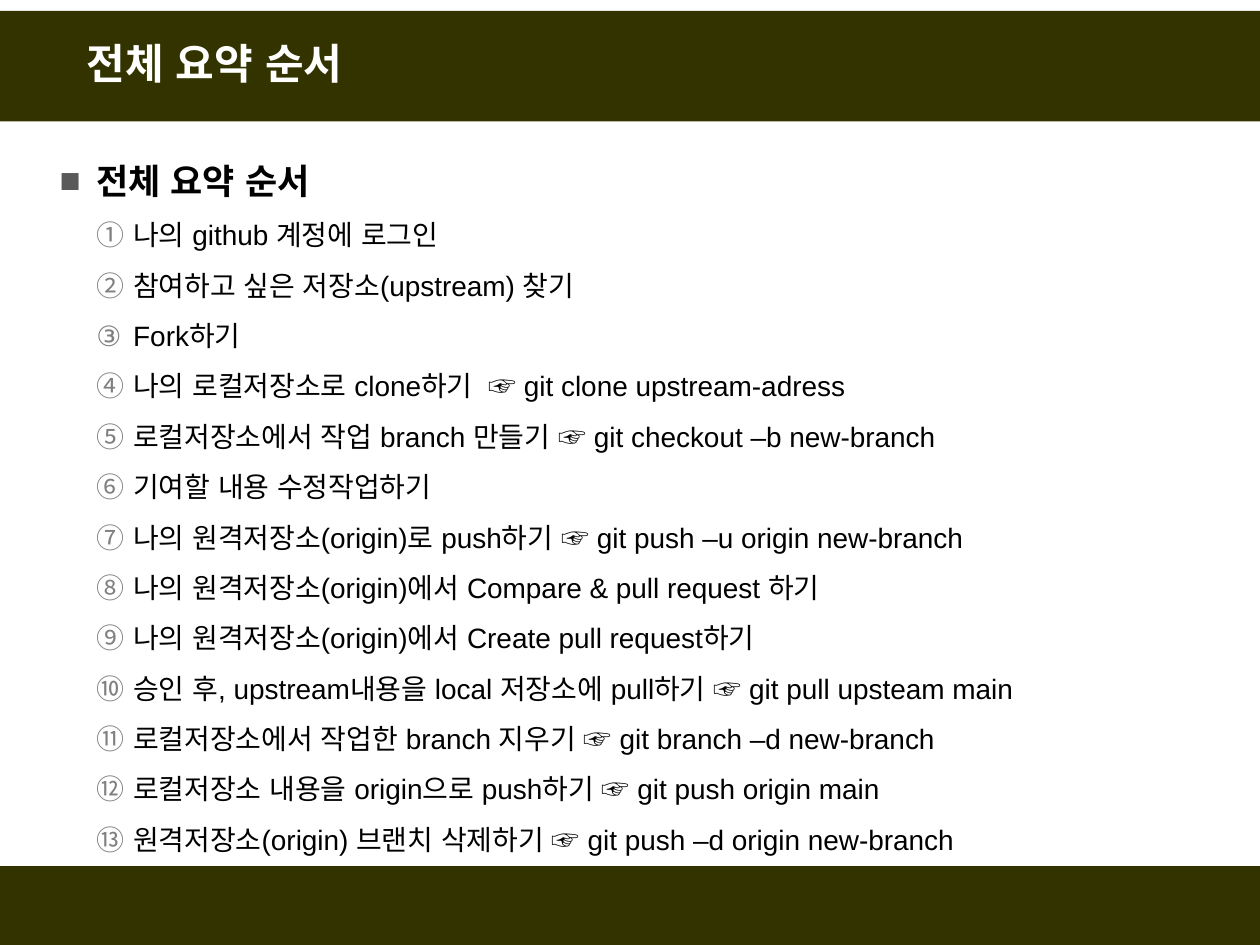
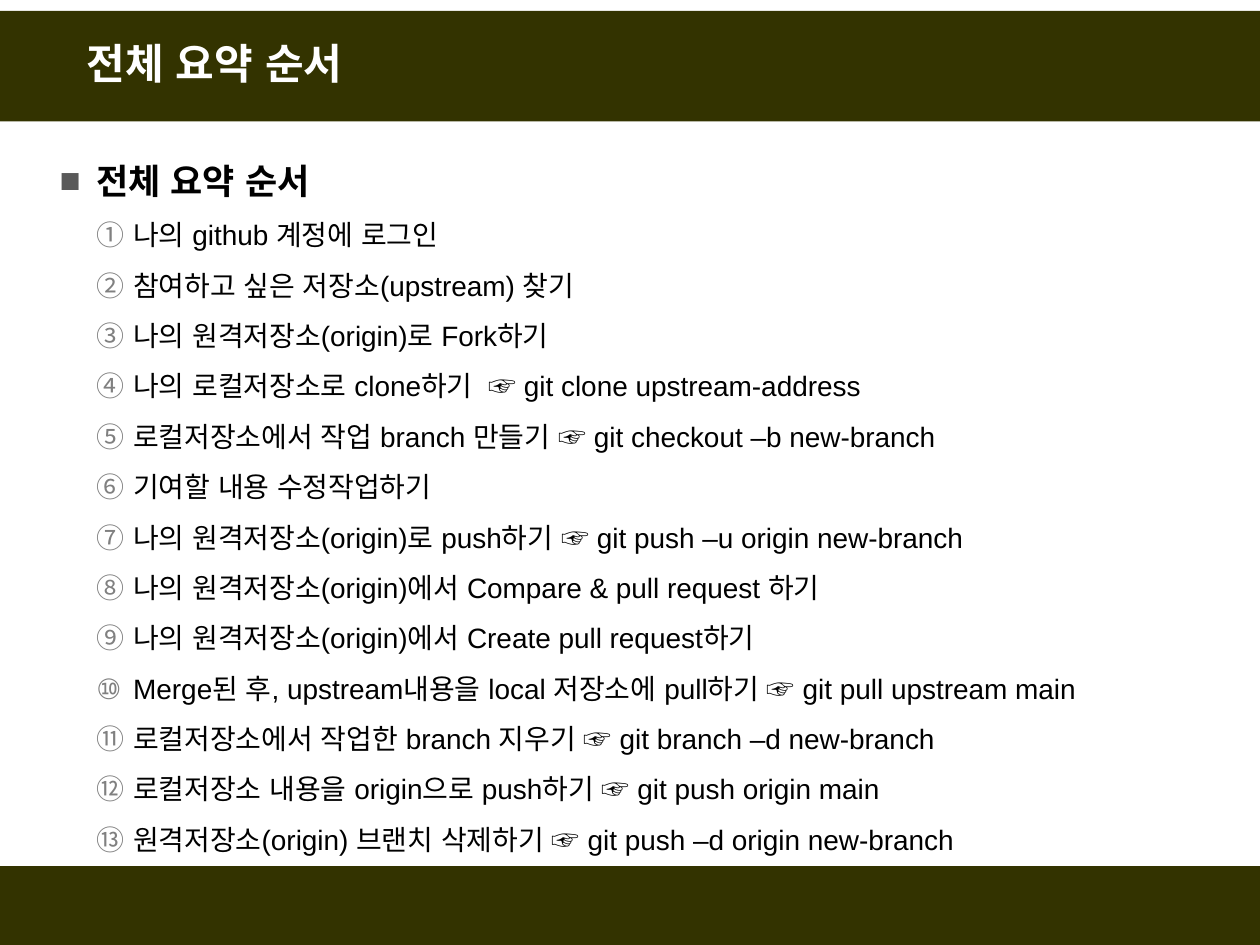
Before and after one commit to fasthill/github-lecture, a slide deck: slide 35 of git및github첫걸음3-forkclonePR.pptx (slide 33 before the commit). Drawn at 1260x945 pixels with LibreOffice and Linux fonts; fonts in the diff are those of the drawing. Boxes give left, top, right and bottom in pixels: in the first picture for what was removed or moved away, otherwise in the second. Text is boxed around its words. In the diff, an @@ line names an element or a change of style, - is before the commit and + after.

```diff
--- a/git및github첫걸음3-forkclonePR.pptx
+++ b/git및github첫걸음3-forkclonePR.pptx
@@ text at box(133, 323, 861, 402): text changed @@
-  3. Fork하기
-  4. 나의 로컬저장소로 clone하기 ☞ git clone upstream-adress
+  3. 나의 원격저장소(origin)로 Fork하기
+  4. 나의 로컬저장소로 clone하기 ☞ git clone upstream-address
@@ text at box(133, 675, 1076, 704): text changed @@
-  10. 승인 후, upstream내용을 local 저장소에 pull하기 ☞ git pull upsteam main
+  10. Merge된 후, upstream내용을 local 저장소에 pull하기 ☞ git pull upstream main
```
Also in this commit, not shown: 31 other slides changed, 2 slides added.
